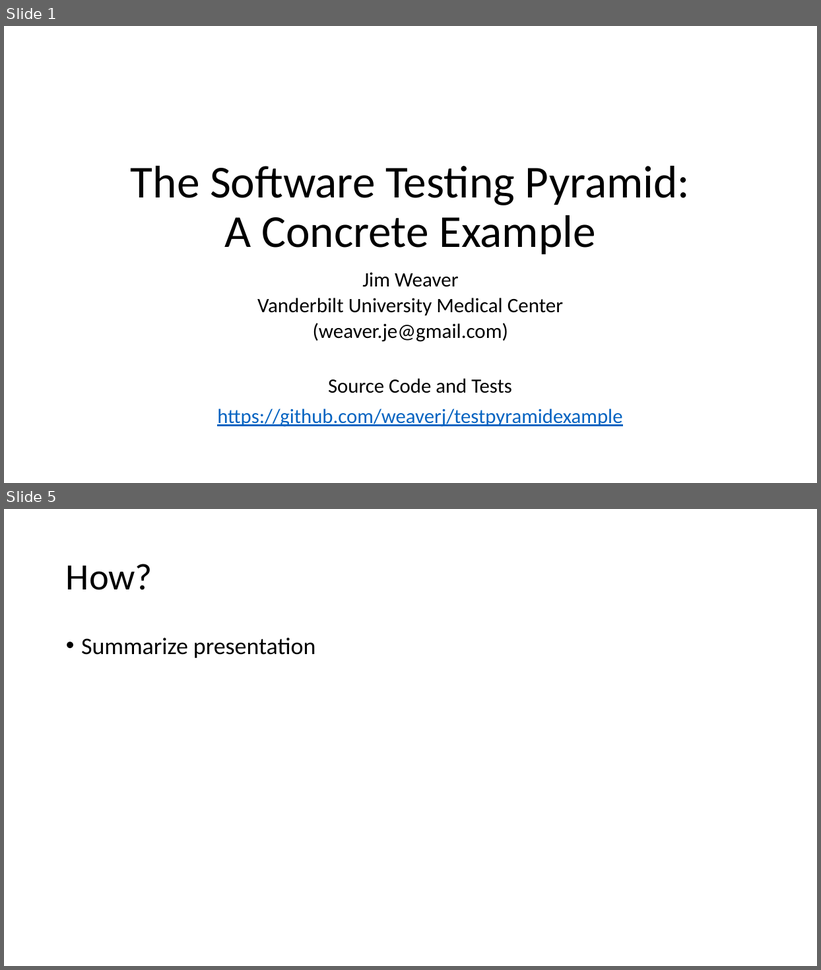
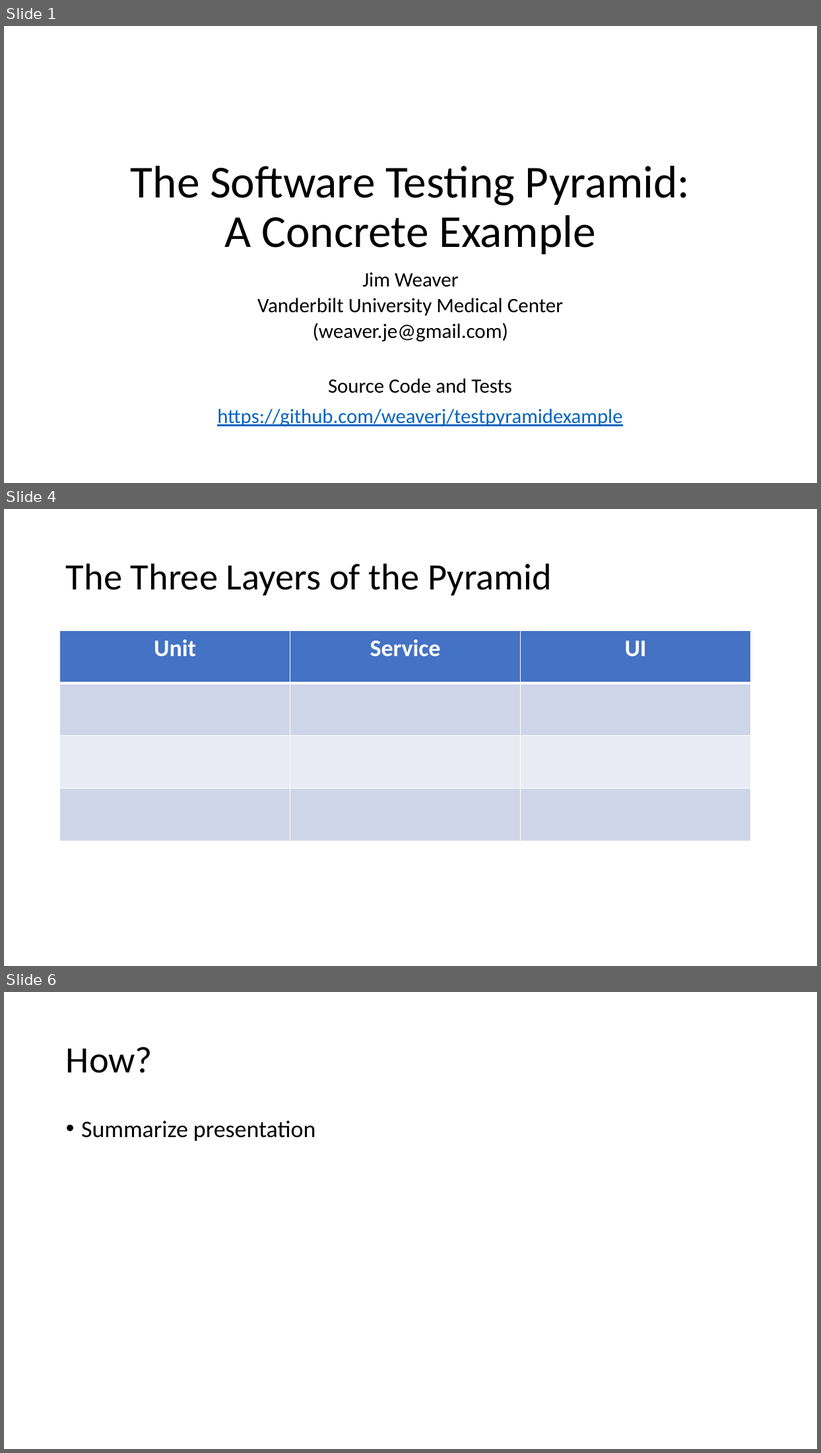
Before and after one commit to weaverj/testpyramidexample, a slide deck: Test Pyramid Presentation.pptx. Shown one above the other, each under a label of ours: slides 1 and 5 before the commit, slides 1, 4 and 6 after it; the slides between them are not shown. The pictures are 821x970 and 821x1453 pixels, drawn with LibreOffice and Linux fonts; fonts in the diff are those of the drawing; background and template pictures are left out. Boxes give left, top, right and bottom in pixels: in the first picture for what was removed or moved away, otherwise in the second. Text is boxed around its words. In the diff, an @@ line names an element or a change of style, - is before the commit and + after.

```diff
--- a/Test Pyramid Presentation.pptx
+++ b/Test Pyramid Presentation.pptx
@@ slide 4 added at <box>4,509,817,966</box>, background #FFFFFF @@
@@ title added at <box>66,563,552,595</box>, 44 pt, text #000000 @@
+The Three Layers of the Pyramid
@@ table added at <box>60,631,752,842</box>, 4 rows, 3 columns @@
+Unit | Service | UI
+ |  | 
+ |  | 
+ |  | 
@@ what was slide 5 is now slide 6 @@
```
Also in this commit, not shown: 1 slide changed, 2 other slides added, 2 slides removed.
